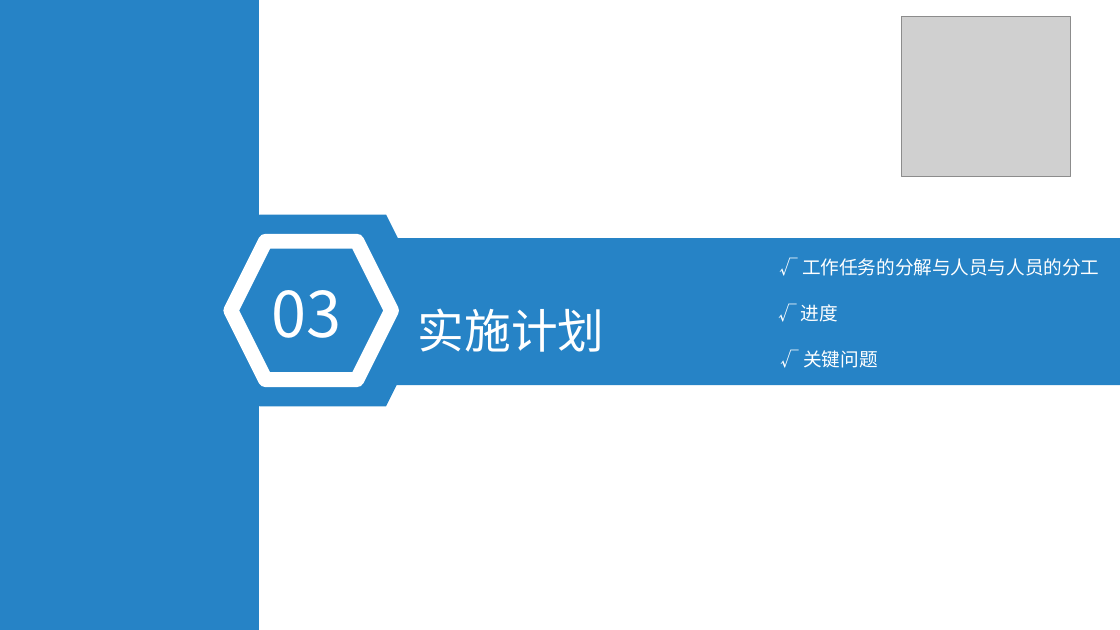
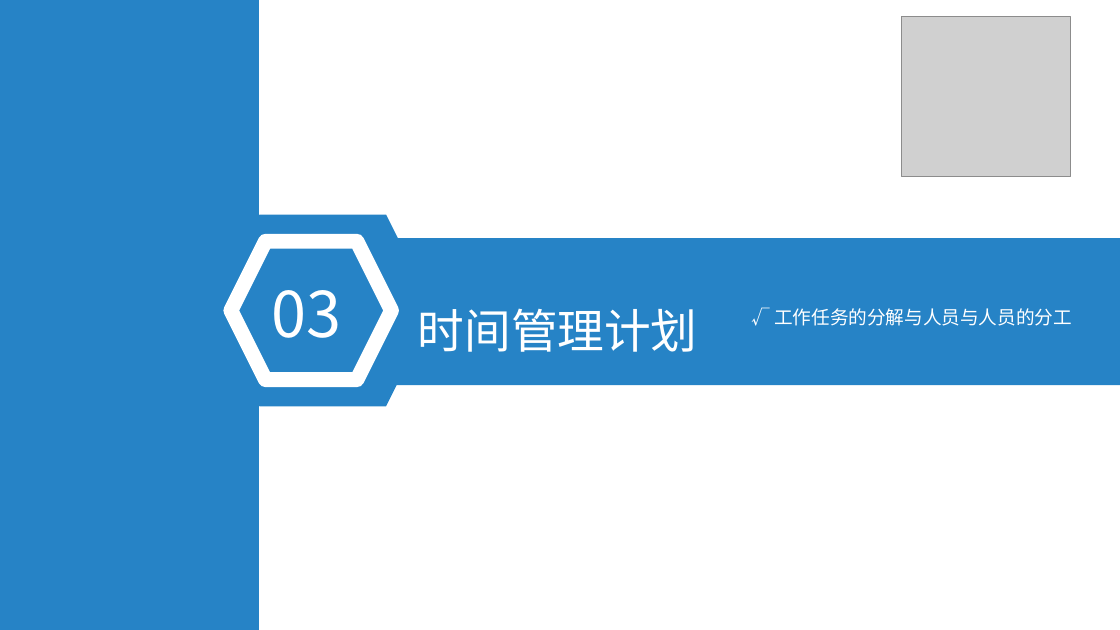
Before and after one commit to LEMONccccc/PRD-G13-Project, a slide deck: slide 13 of PRD2017-G13-项目开发计划.pptx (slide 11 before the commit). Drawn at 1120x630 pixels with LibreOffice and Linux fonts; fonts in the diff are those of the drawing; grey boxes stand for pictures. Boxes give left, top, right and bottom in pixels: in the first picture for what was removed or moved away, otherwise in the second. Text is boxed around its words. In the diff, an @@ line names an element or a change of style, - is before the commit and + after.

Commit message:
需求工程计划

```diff
--- a/PRD2017-G13-项目开发计划.pptx
+++ b/PRD2017-G13-项目开发计划.pptx
@@ text at <box>418,308,698,352</box>: text changed @@
-实施计划
+时间管理计划
@@ text "√ 工作任务的分解与人员与人员的分工": place and size @@
-text "√ 工作任务的分解与人员与人员的分工" at <box>802,258,1100,276</box>
+text "√ 工作任务的分解与人员与人员的分工" at <box>774,308,1072,326</box>
@@ text removed at <box>801,304,838,322</box> @@
-√ 进度
@@ text removed at <box>803,350,877,368</box> @@
-√ 关键问题
```
Also in this commit, not shown: 7 other slides changed, 16 slides added, 9 slides removed, 4 other files.
